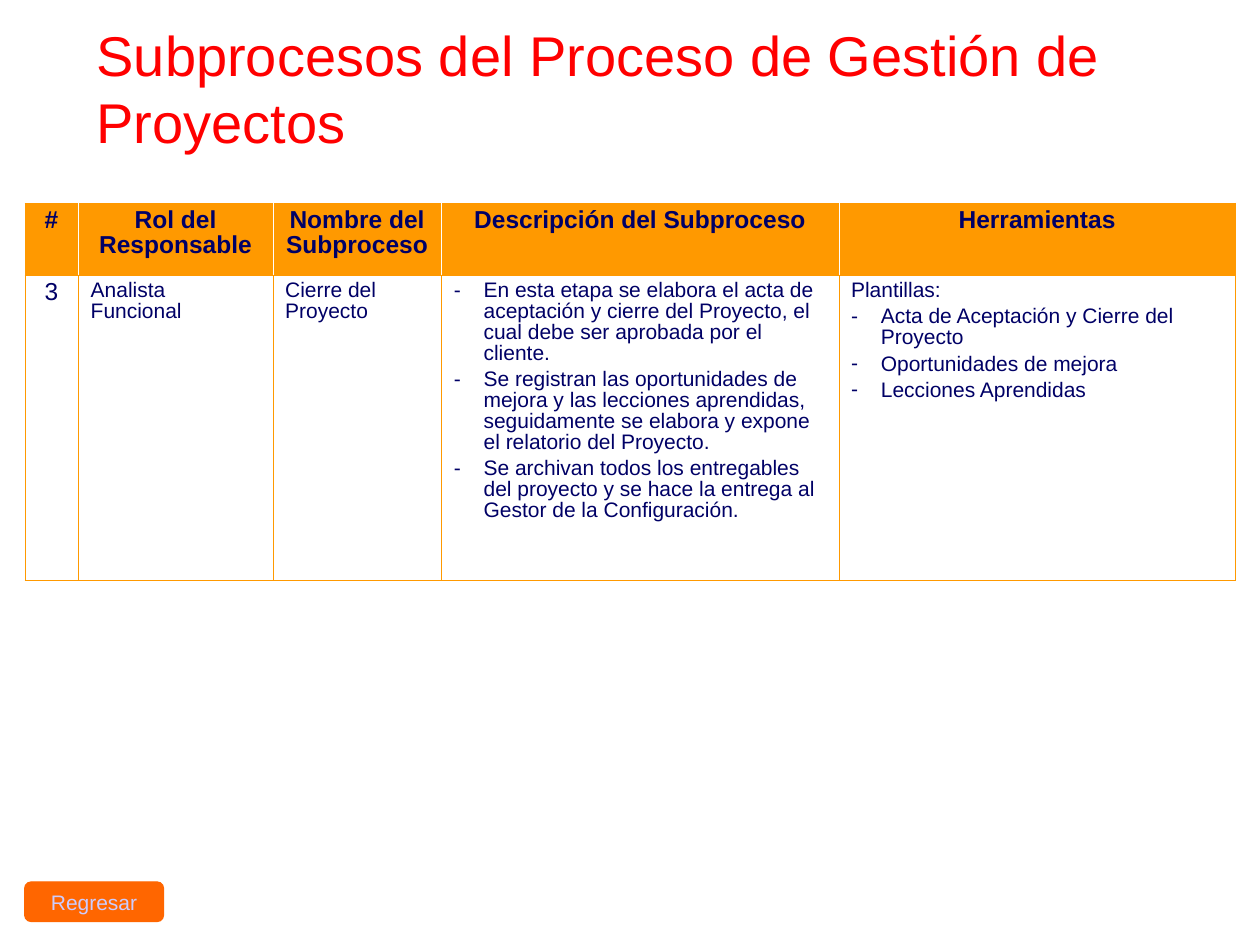
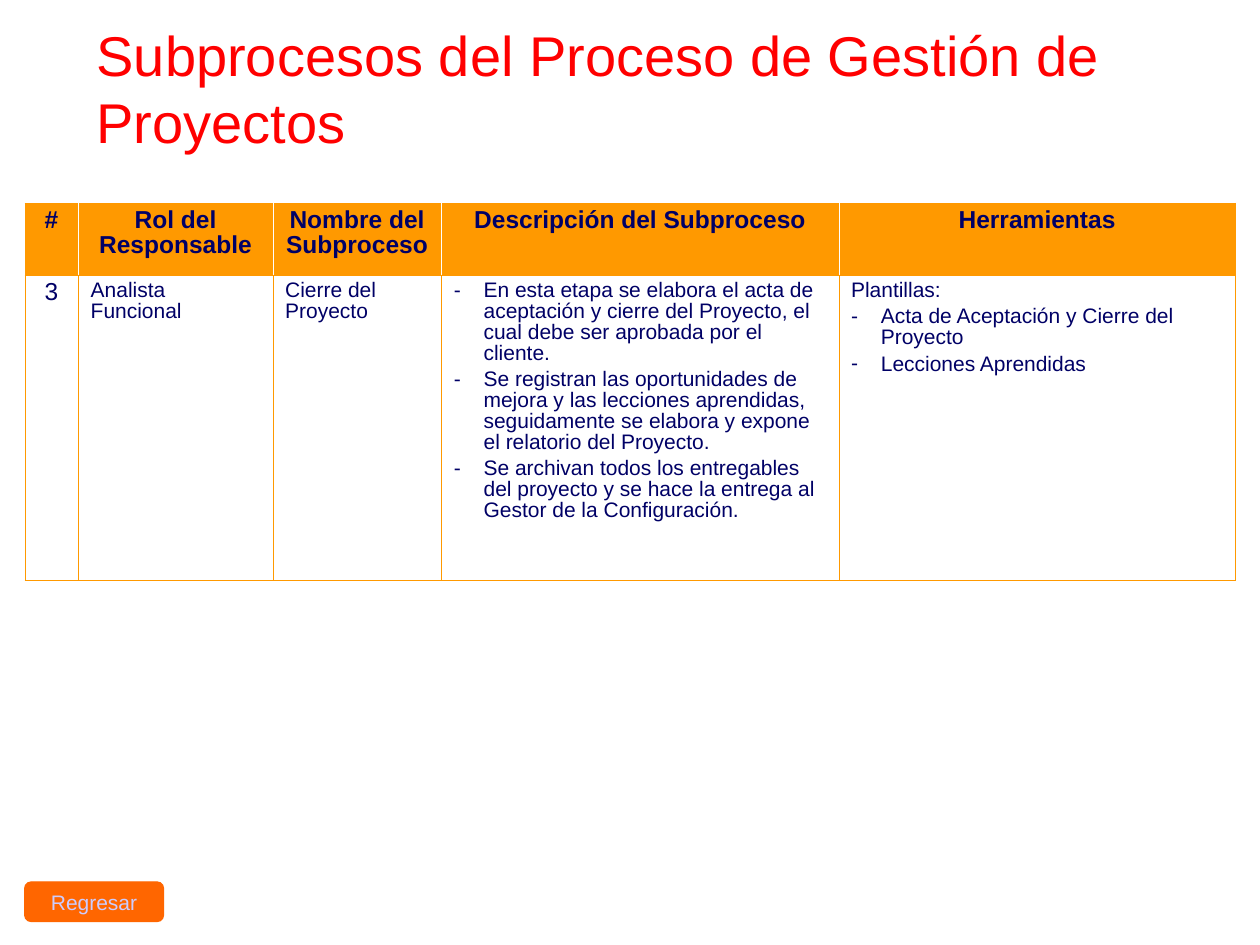
Before and after one commit to cjbensan/sistema-facturacion-inventario, a slide deck: slide 15 of CMMI-Nivel-2/PP-PMC/PGPRO_0.1_2015.ppt (slide 14 before the commit). Drawn at 1260x945 pixels with LibreOffice and Linux fonts; fonts in the diff are those of the drawing; background and template pictures are left out. Boxes give left, top, right and bottom in pixels: in the first picture for what was removed or moved away, otherwise in the second. Text is boxed around its words. In the diff, an @@ line names an element or a change of style, - is before the commit and + after.

```diff
--- a/CMMI-Nivel-2/PP-PMC/PGPRO_0.1_2015.ppt
+++ b/CMMI-Nivel-2/PP-PMC/PGPRO_0.1_2015.ppt
@@ table at <box>25,203,1236,580</box> @@
-row 2, column 5: Plantillas: / Acta de Aceptación y Cierre del Proyecto / Oportunidades de mejora / Lecciones Aprendidas
+row 2, column 5: Plantillas: / Acta de Aceptación y Cierre del Proyecto / Lecciones Aprendidas
```
Also in this commit, not shown: 18 other slides changed, 1 slide added, 1 slide removed.
